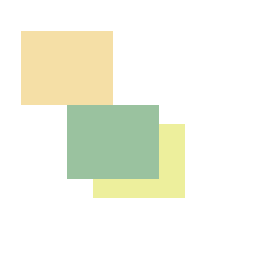
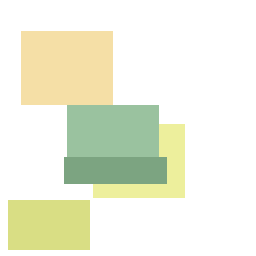
Revision of a layered 256 × 256 image; what changed, layer by layer:
added layer "レイヤー 13" above "レイヤー 7" over box(64, 157, 167, 184)
painted on "レイヤー 7" over box(8, 200, 90, 250)
